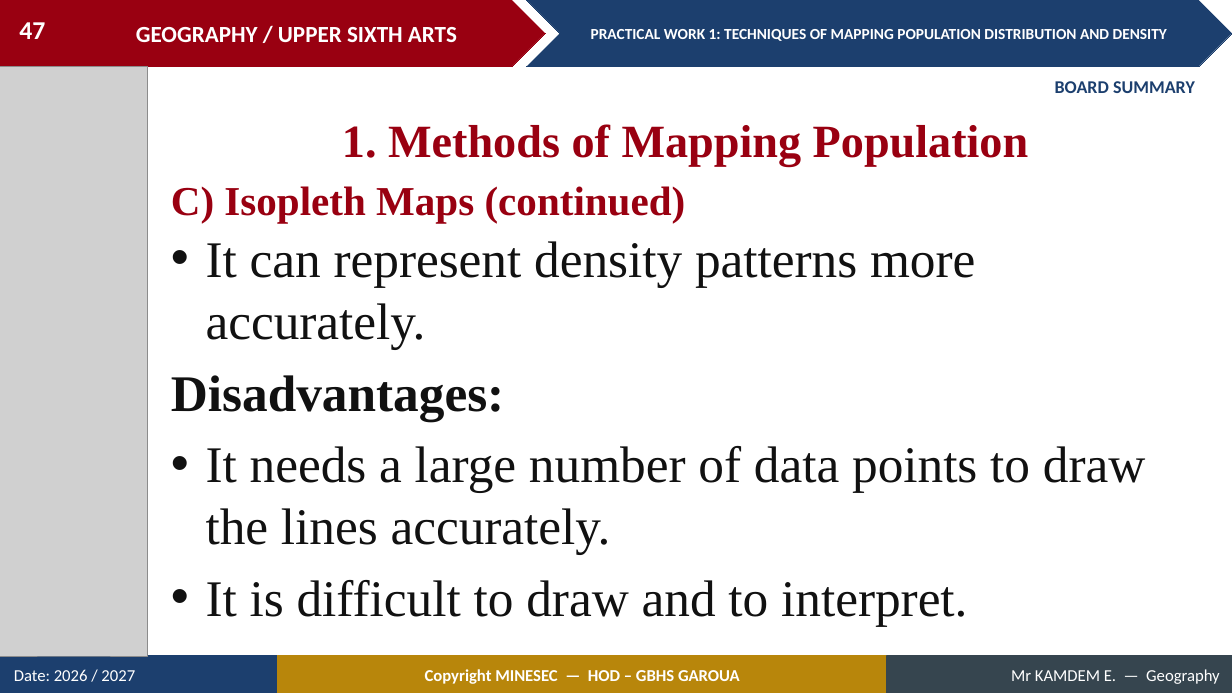
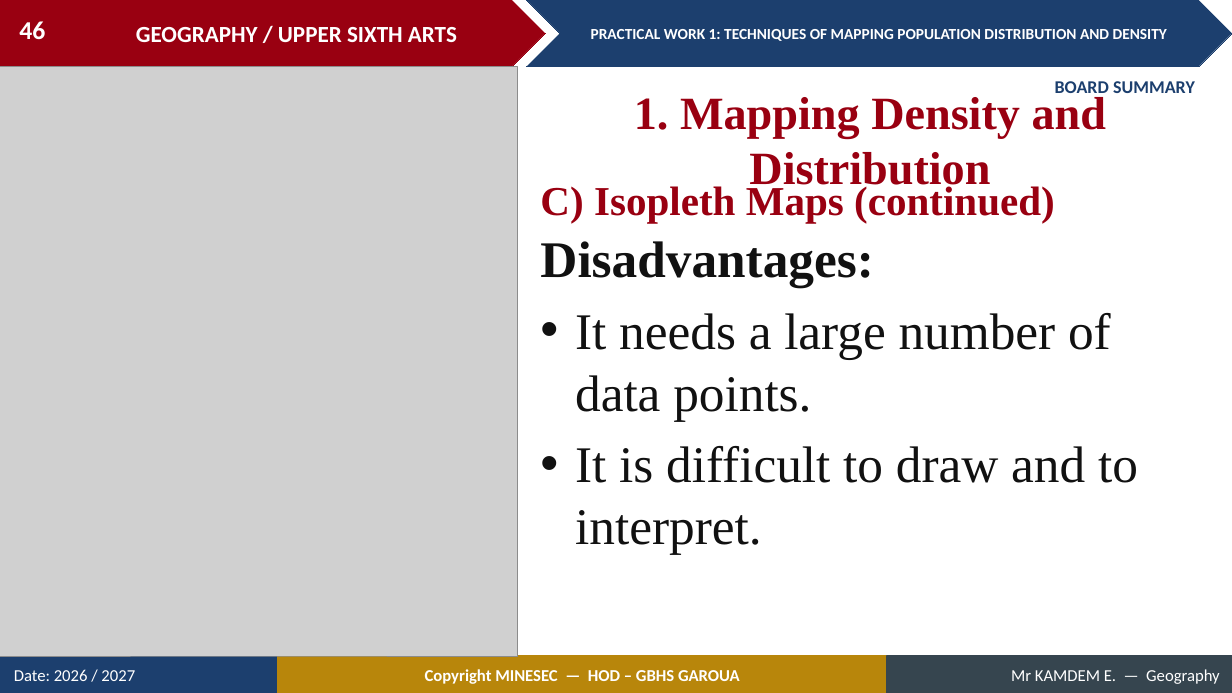
Before and after one commit to Berthautk/linea-github, a slide deck: slide 46 of lecons/USA/Population Geography/03_USA_POP_PW01_Techniques_of_Mapping_Population_Distribution_and_Density.pptx (slide 47 before the commit). Drawn at 1232x693 pixels with LibreOffice and Linux fonts; fonts in the diff are those of the drawing; grey boxes stand for pictures. Boxes give left, top, right and bottom in pixels: in the first picture for what was removed or moved away, otherwise in the second. Text is boxed around its words. In the diff, an @@ line names an element or a change of style, - is before the commit and + after.

```diff
--- a/lecons/USA/Population Geography/03_USA_POP_PW01_Techniques_of_Mapping_Population_Distribution_and_Density.pptx
+++ b/lecons/USA/Population Geography/03_USA_POP_PW01_Techniques_of_Mapping_Population_Distribution_and_Density.pptx
@@ page number at [19,21,45,39]: text changed @@
-47
+46
@@ picture: place and size @@
-picture at [0,67,148,656]
+picture at [0,67,518,656]
@@ text at [634,97,1106,194]: text changed @@
-1. Methods of Mapping Population
+1. Mapping Density and Distribution
@@ text "C) Isopleth Maps (continued)" rewrapped from [171,186,686,222] to [540,182,1055,222] @@
@@ text "Disadvantages:": place and size @@
-text "Disadvantages:" at [171,241,1146,627]
+text "Disadvantages:" at [540,241,1138,555]
@@ text at [206,241,975,350]: paragraph removed @@
-• It can represent density patterns more accurately.
@@ text at [575,313,1111,421]: text changed @@
-• It needs a large number of data points to draw the lines accurately.
+• It needs a large number of data points.
```
Also in this commit, not shown: 29 other slides changed, 2 slides added, 8 slides removed, 3 other files.
